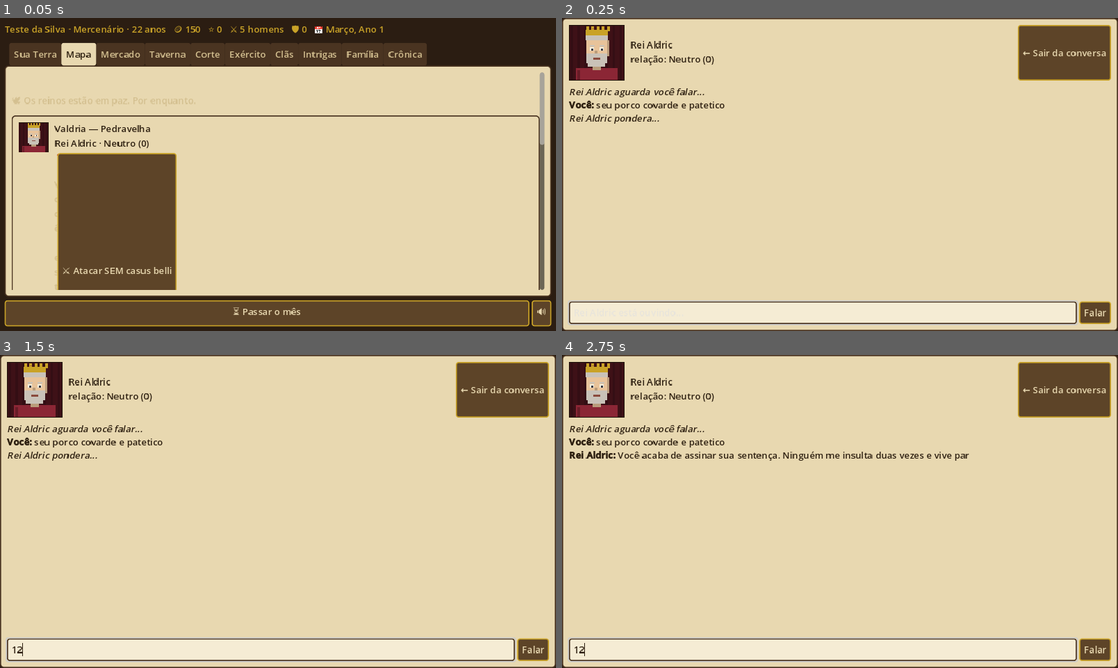
Above: before the commit, frames 1-4 (two rows, left to right).
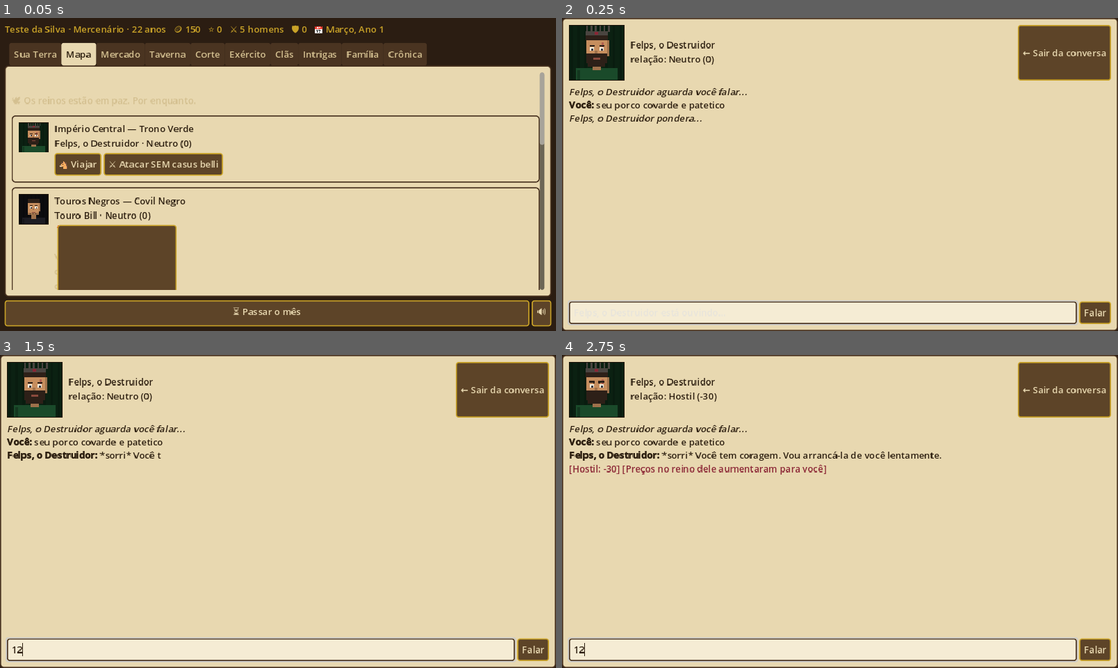
Above: after the commit, the same moments.

Repository: FelpsLuz/livro-receitas
Game: Godot game, scene res://tests/teste_cenas.tscn
Two runs of this game, one before a commit and one after it. Both use one fixed random seed, a clock stepped at 60 frames per second and the inputs below. This scene is started directly instead of the project's main scene.
Inputs (mouse positions are in pixels of both pictures, inside the frame that each line leads up to):
- Up to frame 1 (0.05 s): no input
- Up to frame 2 (0.25 s): no input
- Up to frame 3 (1.5 s): click (261, 649) at 0.52 s; type "12" at 0.6 s; click "⏳ Passar o mês" at 1.25 s
- Up to frame 4 (2.75 s): click "Comprar 5" at 2 s

The runs differ from the first frame. In frame 1, 6.8% of the frame differs, in the area x 2-98%, y 33-87%; in frame 2, 2.5%; in frame 3, 2.6%; in frame 4, 3.8%.
Error after the commit: Invalid access to property or key 'rei_touros' on a base object of type 'Dictionary'. (res://tests/teste_cenas.gd:77)

Commit message:
Nova vitória (unificar o continente), sucessão de lordes e mobile
VITÓRIA REDESENHADA — o jogador só vence após reinar como suserano de
TODOS os reinos por 12 meses, reivindicando cada trono pela guerra:
- Conquista ACUMULA tronos (reino.dominadoPor); guerra liberada em
  qualquer reino não dominado (antes travava após virar rei)
- Barra de progresso da unificação no Mapa (N/6) + contagem regressiva;
  perder um trono zera o relógio
- Aliciar lordes serve à conquista (Condes) e enfraquece a defesa

SUCESSÃO — reis morrem e um LORDE assume o trono vago (retrato muda,
relação keyed por rei.id permanece); corte sem lordes entra em crise
(defesa −2, presa fácil); retratoId decoplado nos retratos

MOBILE — build responsiva (cards empilham em portrait, botões flex,
tap targets maiores, breakpoint <400px); Godot segue no roadmap

GODOT (roadmap) — port sincronizado ao mundo oficial e à nova vitória;
conquista marca dominado_por. 34/34 testes headless.

Testes: nova vitória + sucessão 8/8, smoke, memória 9/9, fixes 11/11,
fuzz 150m sem exceções, mobile sem erros. Cache v22.

Co-Authored-By: Claude Fable 5 <noreply@anthropic.com>
Claude-Session: https://claude.ai/code/session_01WsmXkEpCuL1sCQNLixPPeW

Diff:
--- a/reino-por-conquista-godot/scripts/dados.gd
+++ b/reino-por-conquista-godot/scripts/dados.gd
@@ -14,19 +14,26 @@
 	"cavalos": {"nome": "Cavalos", "preco_base": 80},
 }
 
+# Mundo oficial (Era do Aço, sem magia) — em paridade com a build HTML5.
 const REINOS_BASE := [
-	{"id": "valdria", "nome": "Valdria", "producao": ["trigo", "cavalos"], "capital": "Pedravelha",
-	 "rei": {"id": "rei_valdria", "nome": "Rei Aldric", "genero": "m", "personalidade": "orgulhoso"}},
-	{"id": "morvane", "nome": "Morvane", "producao": ["ferro", "madeira"], "capital": "Forjanegra",
-	 "rei": {"id": "rei_morvane", "nome": "Rainha Iseld", "genero": "f", "personalidade": "calculista"}},
-	{"id": "soleara", "nome": "Soleara", "producao": ["sal", "tecidos"], "capital": "Porto do Sol",
-	 "rei": {"id": "rei_soleara", "nome": "Rei Domenico", "genero": "m", "personalidade": "ganancioso"}},
-	{"id": "thornmar", "nome": "Thornmar", "producao": ["madeira", "trigo"], "capital": "Carvalho Alto",
-	 "rei": {"id": "rei_thornmar", "nome": "Rei Godric", "genero": "m", "personalidade": "honrado"}},
-	{"id": "ashkar", "nome": "Ashkar", "producao": ["ferro", "sal"], "capital": "Cinzabruta",
-	 "rei": {"id": "rei_ashkar", "nome": "Rei Vukan", "genero": "m", "personalidade": "cruel"}},
-	{"id": "lysande", "nome": "Lysande", "producao": ["tecidos", "cavalos"], "capital": "Torreluz",
-	 "rei": {"id": "rei_lysande", "nome": "Rainha Elara", "genero": "f", "personalidade": "romantica"}},
+	{"id": "imperio", "nome": "Império Central", "cor": "#1a4a2a", "imperial": true, "nobres": 10,
+	 "producao": ["ferro", "cavalos"], "capital": "Trono Verde",
+	 "rei": {"id": "rei_imperio", "nome": "Felps, o Destruidor", "genero": "m", "personalidade": "cruel"}},
+	{"id": "touros", "nome": "Touros Negros", "cor": "#1c1c22", "nobres": 3,
+	 "producao": ["madeira", "sal"], "capital": "Covil Negro",
+	 "rei": {"id": "rei_touros", "nome": "Touro Bill", "genero": "m", "personalidade": "orgulhoso"}},
+	{"id": "alvorecer", "nome": "Alvorecer Dourado", "cor": "#c9a227", "nobres": 6,
+	 "producao": ["trigo", "tecidos"], "capital": "Aurora Alta",
+	 "rei": {"id": "rei_alvorecer", "nome": "Enzo Noites", "genero": "m", "personalidade": "calculista"}},
+	{"id": "leoes", "nome": "Leões Carmesins", "cor": "#8b1a1a", "nobres": 5,
+	 "producao": ["ferro", "trigo"], "capital": "Chama Rubra",
+	 "rei": {"id": "rei_leoes", "nome": "Fogo no Leão", "genero": "m", "personalidade": "honrado"}},
+	{"id": "aguias", "nome": "Águias Prateadas", "cor": "#9aa4ae", "nobres": 4,
+	 "producao": ["tecidos", "cavalos"], "capital": "Ninho de Prata",
+	 "rei": {"id": "rei_aguias", "nome": "Fred Prateado", "genero": "m", "personalidade": "orgulhoso"}},
+	{"id": "rosa", "nome": "Rosa Azul", "cor": "#2d4a8a", "nobres": 5,
+	 "producao": ["sal", "madeira"], "capital": "Jardim Azul",
+	 "rei": {"id": "rei_rosa", "nome": "Eva Rosada", "genero": "f", "personalidade": "calculista"}},
 ]
 
 const TROPAS := {
--- a/reino-por-conquista-godot/scripts/intriga.gd
+++ b/reino-por-conquista-godot/scripts/intriga.gd
@@ -111,7 +111,11 @@
 	var inimigo := Combate.exercito_inimigo(3 if tem_cb else 4)
 	var rel := Combate.batalhar(state, inimigo, "Conquista de " + reino_id)
 	if rel["vitoria"]:
-		state["jogador"]["rei_de"] = reino_id
+		for r in state["reinos"]:
+			if r["id"] == reino_id:
+				r["dominado_por"] = "jogador"
+		if state["jogador"]["rei_de"] == "":
+			state["jogador"]["rei_de"] = reino_id
 		state["jogador"]["renome"] += 50
 		log.call("VITÓRIA! Você toma o trono de %s!" % reino_id)
 	else:
--- a/reino-por-conquista-godot/scripts/jogo.gd
+++ b/reino-por-conquista-godot/scripts/jogo.gd
@@ -25,11 +25,11 @@
 			"renome": 0, "ouro": 150, "crueldade": 0,
 			"tropas": {"campones": 0, "lanceiro": 5, "arqueiro": 0, "cavaleiro": 0},
 			"equip": 0, "formacao": "linha", "guardas": 0,
-			"rei_de": "", "meses_reinando": 0, "meses_sem_pagar": 0,
+			"rei_de": "", "meses_reinando": 0, "meses_sem_pagar": 0, "meses_imperador": 0,
 		},
 		"reinos": Dados.REINOS_BASE.duplicate(true),
 		"guerras": [], "tags": {}, "segredos": [], "casus_belli": [],
-		"carga": {}, "terra": null, "local": "valdria",
+		"carga": {}, "terra": null, "local": "touros",
 		"familia": {"conjuge": null, "filhos": []},
 		"mensageiros": [], "clas_ativos": [], "cartas": [],
 		"cronica": [], "contratos": [], "evento_pendente": null, "chantagem_pendente": null,
@@ -69,8 +69,17 @@
 	state["contratos"] = Contratos.gerar(state)
 	if state["jogador"]["rei_de"] != "":
 		state["jogador"]["meses_reinando"] += 1
-		if state["jogador"]["meses_reinando"] >= 12:
+	# VITÓRIA: ser suserano de TODOS os reinos por 12 meses (conquista via guerra)
+	var dominados := 0
+	for r in state["reinos"]:
+		if r.get("dominado_por", "") == "jogador":
+			dominados += 1
+	if dominados >= state["reinos"].size() and state["reinos"].size() > 0:
+		state["jogador"]["meses_imperador"] = state["jogador"].get("meses_imperador", 0) + 1
+		if state["jogador"]["meses_imperador"] >= 12:
 			state["fim"] = {"tipo": "vitoria"}
+	else:
+		state["jogador"]["meses_imperador"] = 0
 
 static func _envelhecer(state: Dictionary, log: Callable) -> void:
 	state["jogador"]["idade"] += 1
--- a/reino-por-conquista-godot/scripts/retratos.gd
+++ b/reino-por-conquista-godot/scripts/retratos.gd
@@ -8,12 +8,12 @@
 const CABELOS := ["2d2018", "4a3421", "6b4a2d", "8a6b45", "b0925f", "c9c2b8", "e8e2d4", "7d3b2d", "d8b040"]
 
 const FICHAS := {
-	"rei_valdria":  {"pele": 0, "cabelo": 5, "estilo": "curto", "barba": "cheia", "chapeu": "coroa", "roupa": "8b2635"},
-	"rei_morvane":  {"pele": 0, "cabelo": 0, "estilo": "longo", "barba": "", "chapeu": "tiara", "roupa": "2d4a6b"},
-	"rei_soleara":  {"pele": 1, "cabelo": 2, "estilo": "curto", "barba": "cavanhaque", "chapeu": "coroa", "roupa": "b8862d", "gordo": true},
-	"rei_thornmar": {"pele": 0, "cabelo": 2, "estilo": "medio", "barba": "cheia", "chapeu": "coroa", "roupa": "3e5f3e"},
-	"rei_ashkar":   {"pele": 2, "cabelo": 0, "estilo": "raspado", "barba": "cheia", "chapeu": "coroa_espinho", "roupa": "6b3a2d", "cicatriz": true},
-	"rei_lysande":  {"pele": 0, "cabelo": 8, "estilo": "longo", "barba": "", "chapeu": "tiara", "roupa": "5a3a6b"},
+	"rei_imperio":   {"pele": 2, "cabelo": 0, "estilo": "curto", "barba": "cheia", "chapeu": "coroa_espinho", "roupa": "1a4a2a", "cicatriz": true},
+	"rei_touros":    {"pele": 2, "cabelo": 0, "estilo": "curto", "barba": "rala", "chapeu": "", "roupa": "1c1c22"},
+	"rei_alvorecer": {"pele": 0, "cabelo": 2, "estilo": "medio", "barba": "", "chapeu": "coroa", "roupa": "c9a227"},
+	"rei_leoes":     {"pele": 0, "cabelo": 4, "estilo": "longo", "barba": "cheia", "chapeu": "coroa", "roupa": "8b1a1a"},
+	"rei_aguias":    {"pele": 0, "cabelo": 8, "estilo": "longo", "barba": "", "chapeu": "coroa", "roupa": "9aa4ae"},
+	"rei_rosa":      {"pele": 0, "cabelo": 3, "estilo": "longo", "barba": "", "chapeu": "tiara", "roupa": "2d4a8a"},
 	"taverneiro":   {"pele": 1, "cabelo": 3, "estilo": "careca", "barba": "bigode", "chapeu": "", "roupa": "6b4a2d", "gordo": true},
 	"capitao":      {"pele": 1, "cabelo": 0, "estilo": "coque", "barba": "", "chapeu": "elmo", "roupa": "5a5f66", "cicatriz": true},
 	"espiao":       {"pele": 3, "cabelo": 0, "estilo": "curto", "barba": "rala", "chapeu": "capuz", "roupa": "2d2a33"},
--- a/reino-por-conquista-godot/tests/teste_cenas.gd
+++ b/reino-por-conquista-godot/tests/teste_cenas.gd
@@ -74,13 +74,13 @@
 		tentativas += 1
 	ok(not jogo.digitando, "resposta concluída")
 	ok(jogo.conversa_hist.text.length() > 60, "resposta digitada no histórico")
-	ok(jogo.state["tags"]["rei_valdria"]["relacao"] < 0, "insulto derrubou a relação")
+	ok(jogo.state["tags"]["rei_touros"]["relacao"] < 0, "insulto derrubou a relação")
 	jogo.fechar_conversa()
 	await get_tree().process_frame
 
 	# retrato muda de humor com relação negativa
-	jogo.state["tags"]["rei_valdria"]["relacao"] = -50
-	var tex_raiva = jogo.Retratos.textura("rei_valdria", "raiva")
+	jogo.state["tags"]["rei_touros"]["relacao"] = -50
+	var tex_raiva = jogo.Retratos.textura("rei_touros", "raiva")
 	ok(tex_raiva != null, "retrato com humor de raiva gerado")
 
 	# passar 6 meses
--- a/reino-por-conquista-godot/tests/teste_nucleo.gd
+++ b/reino-por-conquista-godot/tests/teste_nucleo.gd
@@ -34,46 +34,46 @@
 	ok(s["jogador"]["ouro"] == 150, "ouro inicial 150")
 	ok(s["jogador"]["tropas"]["lanceiro"] == 5, "5 lanceiros iniciais")
 	ok(s["reinos"].size() == 6, "6 reinos")
-	ok(s["mercados"].has("valdria"), "mercados inicializados")
+	ok(s["mercados"].has("touros"), "mercados inicializados")
 
 	# ---------- diálogo: insulto derruba relação e sobe preços ----------
-	var rei: Dictionary = s["reinos"][0]["rei"]
-	var preco_antes := Economia.preco_de(s, "valdria", "trigo")
+	var rei: Dictionary = s["reinos"][1]["rei"]
+	var preco_antes := Economia.preco_de(s, "touros", "trigo")
 	var r1 := Dialogo.falar(s, rei, "seu porco covarde e idiota")
 	ok(r1["intencao"] == "insulto", "intenção de insulto detectada")
-	ok(Dialogo.tags_de(s, "rei_valdria")["relacao"] < 0, "relação caiu após insulto")
+	ok(Dialogo.tags_de(s, "rei_touros")["relacao"] < 0, "relação caiu após insulto")
 	var r2 := Dialogo.falar(s, rei, "seu verme patetico")
-	ok(Dialogo.tags_de(s, "rei_valdria")["relacao"] <= -40, "insulto repetido agrava (grave)")
+	ok(Dialogo.tags_de(s, "rei_touros")["relacao"] <= -40, "insulto repetido agrava (grave)")
 	ok(r2["resposta"].length() > 10, "resposta gerada")
 	# hostil => preço sobe para o jogador
-	var preco_depois := Economia.preco_de(s, "valdria", "trigo")
+	var preco_depois := Economia.preco_de(s, "touros", "trigo")
 	ok(preco_depois > preco_antes, "preço subiu para o odiado (%d > %d)" % [preco_depois, preco_antes])
 
 	# ---------- diálogo: elogio com retorno decrescente ----------
 	var s2 := Jogo.novo_jogo("B")
-	var rei2: Dictionary = s2["reinos"][0]["rei"]
+	var rei2: Dictionary = s2["reinos"][1]["rei"]
 	Dialogo.falar(s2, rei2, "vossa sabedoria é lendária e gloriosa")
-	var rel1: int = Dialogo.tags_de(s2, "rei_valdria")["relacao"]
+	var rel1: int = Dialogo.tags_de(s2, "rei_touros")["relacao"]
 	Dialogo.falar(s2, rei2, "sois magnífico e brilhante")
 	Dialogo.falar(s2, rei2, "que rei tão nobre e poderoso")
-	var rel3: int = Dialogo.tags_de(s2, "rei_valdria")["relacao"]
+	var rel3: int = Dialogo.tags_de(s2, "rei_touros")["relacao"]
 	ok(rel1 > 0, "elogio sobe relação")
 	ok(rel3 - rel1 < rel1 * 2, "bajulação tem retorno decrescente")
 
 	# ---------- economia: compra/venda e guerra ----------
 	var s3 := Jogo.novo_jogo("C")
 	s3["jogador"]["ouro"] = 1000
-	var rc := Economia.comprar(s3, "valdria", "trigo", 5)
+	var rc := Economia.comprar(s3, "touros", "trigo", 5)
 	ok(rc["ok"] and s3["carga"]["trigo"] == 5, "compra adiciona carga")
-	var rv := Economia.vender(s3, "valdria", "trigo", 5)
+	var rv := Economia.vender(s3, "touros", "trigo", 5)
 	ok(rv["ok"] or s3["carga"]["trigo"] < 5, "venda executa (ou patrulha em guerra)")
 	# guerra queima campos: oferta de trigo cai => preço sobe
-	s3["guerras"].append({"a": "valdria", "b": "morvane", "meses": 0})
-	var p_antes := Economia.preco_de(s3, "valdria", "trigo")
+	s3["guerras"].append({"a": "touros", "b": "alvorecer", "meses": 0})
+	var p_antes := Economia.preco_de(s3, "touros", "trigo")
 	var log3 := Jogo.log_para(s3)
 	for i in 3:
 		Economia.tick_guerras(s3, log3)
-	var p_guerra := Economia.preco_de(s3, "valdria", "trigo")
+	var p_guerra := Economia.preco_de(s3, "touros", "trigo")
 	ok(p_guerra > p_antes, "guerra dispara preço do trigo (%d > %d)" % [p_guerra, p_antes])
 
 	# ---------- fadiga de guerra: convocados demais => fome ----------
@@ -116,18 +116,18 @@
 
 	# ---------- intriga: renome baixo bloqueia; casamento dá casus belli ----------
 	var s7 := Jogo.novo_jogo("G")
-	Intriga.realizar_casamento(s7, "lysande", false)
+	Intriga.realizar_casamento(s7, "rosa", false)
 	ok(s7["familia"]["conjuge"] != null, "casamento realizado")
-	ok(s7["casus_belli"].has("lysande"), "casamento gera reivindicação dinástica")
+	ok(s7["casus_belli"].has("rosa"), "casamento gera reivindicação dinástica")
 	# chantagem sem segredo = blefe
-	var rch := Intriga.chantagear(s7, s7["reinos"][0]["rei"])
+	var rch := Intriga.chantagear(s7, s7["reinos"][1]["rei"])
 	ok(rch["efeitos"].has("[Blefe falhou]"), "chantagem sem segredo falha")
 	# com segredo funciona
-	s7["segredos"].append({"reino": "valdria", "usado": false})
-	var rch2 := Intriga.chantagear(s7, s7["reinos"][0]["rei"])
+	s7["segredos"].append({"reino": "touros", "usado": false})
+	var rch2 := Intriga.chantagear(s7, s7["reinos"][1]["rei"])
 	ok(s7["chantagem_pendente"] != null, "chantagem com segredo abre exigência")
 	Intriga.resolver_chantagem(s7, "casusbelli")
-	ok(s7["casus_belli"].has("valdria"), "exigência de casus belli atendida")
+	ok(s7["casus_belli"].has("touros"), "exigência de casus belli atendida")
 
 	# ---------- dinastia: herdeiro assume ----------
 	var s8 := Jogo.novo_jogo("H")
@@ -156,9 +156,9 @@
 	var s11 := Jogo.novo_jogo("K")
 	s11["jogador"]["tropas"] = {"campones": 0, "lanceiro": 60, "arqueiro": 40, "cavaleiro": 20}
 	s11["jogador"]["equip"] = 3
-	s11["casus_belli"].append("valdria")
-	var rg := Intriga.declarar_guerra(s11, "valdria", Jogo.log_para(s11))
-	ok(rg["vitoria"] and s11["jogador"]["rei_de"] == "valdria", "conquista com exército esmagador")
+	s11["casus_belli"].append("touros")
+	var rg := Intriga.declarar_guerra(s11, "touros", Jogo.log_para(s11))
+	ok(rg["vitoria"] and s11["jogador"]["rei_de"] == "touros", "conquista com exército esmagador")
 
 	print("=====================================")
 	print("RESULTADO: %d passaram, %d falharam" % [passou, falhou])
Not shown, changed: reino-por-conquista/css/style.css
Not shown, changed: reino-por-conquista/index.html
Not shown, changed: reino-por-conquista/js/game.js
Not shown, changed: reino-por-conquista/js/intrigue.js
Not shown, changed: reino-por-conquista/js/politics.js
Not shown, changed: reino-por-conquista/js/portraits.js
Not shown, changed: reino-por-conquista/js/ui.js
Not shown, changed: reino-por-conquista/sw.js
